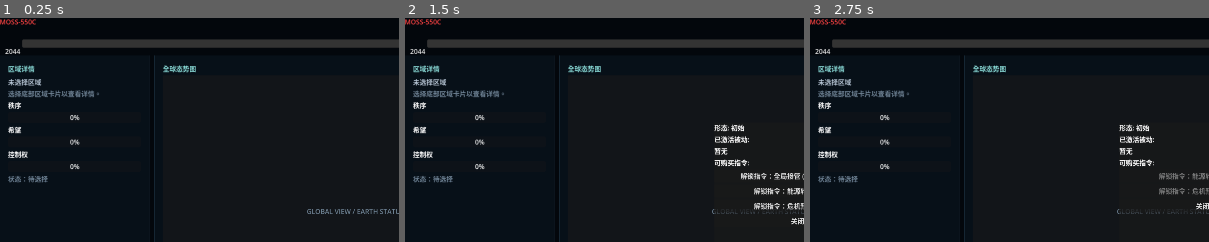
Above: before the commit, frames 1-3 (left to right).
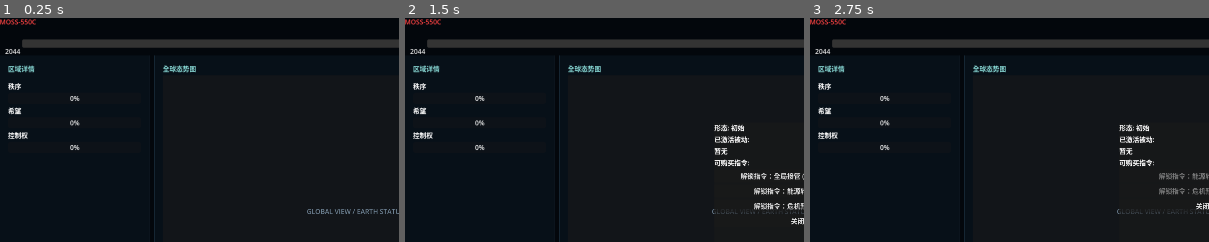
Above: after the commit, the same moments.

Repository: ltzu929/moss
Game: Godot game, scene res://scenes/main_os.tscn
Same seed, same stepped clock (60 frames per second), same inputs: the game is played once before the commit and once after it. The engine's default icon, where the game draws it, is replaced by a stand-in: a white triangle on a blue panel in a dark square.
Inputs:
- Up to frame 1 (0.25 s): no input
- Up to frame 2 (1.5 s): click "进化 Lv.1" at 0.5 s; click "查看详情" at 1.25 s
- Up to frame 3 (2.75 s): click "解锁指令：全局接管 (25算力 / 10能源)" at 2 s
The pictures show only the part of the screen within x 1-51%, y 4-54%; the shares and areas given below are measured in that part.

The runs differ from the first frame. In frame 1, 1.7% of the frame differs, in the area x 2-25%, y 27-74%; in frame 2, 1.7%; in frame 3, 1.7%.

Commit message:
fix: keep region detail width stable

Diff:
--- a/scenes/main_os.tscn
+++ b/scenes/main_os.tscn
@@ -149,14 +149,20 @@
 [node name="RegionNameLabel" type="Label" parent="MainLayout/ContentRow/LeftPanel/LeftMargin/LeftVBox" unique_id=48540939]
 unique_name_in_owner = true
 layout_mode = 2
+size_flags_horizontal = 3
 theme_override_colors/font_color = Color(0.722, 0.78, 0.839, 1)
 text = "未选择区域"
+clip_text = true
+autowrap_mode = 3
 
 [node name="RegionDescriptionLabel" type="Label" parent="MainLayout/ContentRow/LeftPanel/LeftMargin/LeftVBox" unique_id=2074453506]
 unique_name_in_owner = true
 layout_mode = 2
+size_flags_horizontal = 3
 theme_override_colors/font_color = Color(0.431, 0.51, 0.58, 1)
 text = "选择底部区域卡片以查看详情。"
+clip_text = true
+autowrap_mode = 3
 
 [node name="RegionOrderLabel" type="Label" parent="MainLayout/ContentRow/LeftPanel/LeftMargin/LeftVBox" unique_id=307693293]
 unique_name_in_owner = true
@@ -188,8 +194,11 @@
 [node name="RegionRiskLabel" type="Label" parent="MainLayout/ContentRow/LeftPanel/LeftMargin/LeftVBox" unique_id=297267018]
 unique_name_in_owner = true
 layout_mode = 2
+size_flags_horizontal = 3
 theme_override_colors/font_color = Color(0.431, 0.51, 0.58, 1)
 text = "状态：待选择"
+clip_text = true
+autowrap_mode = 3
 
 [node name="CenterPanel" type="PanelContainer" parent="MainLayout/ContentRow" unique_id=1167394134]
 layout_mode = 2
